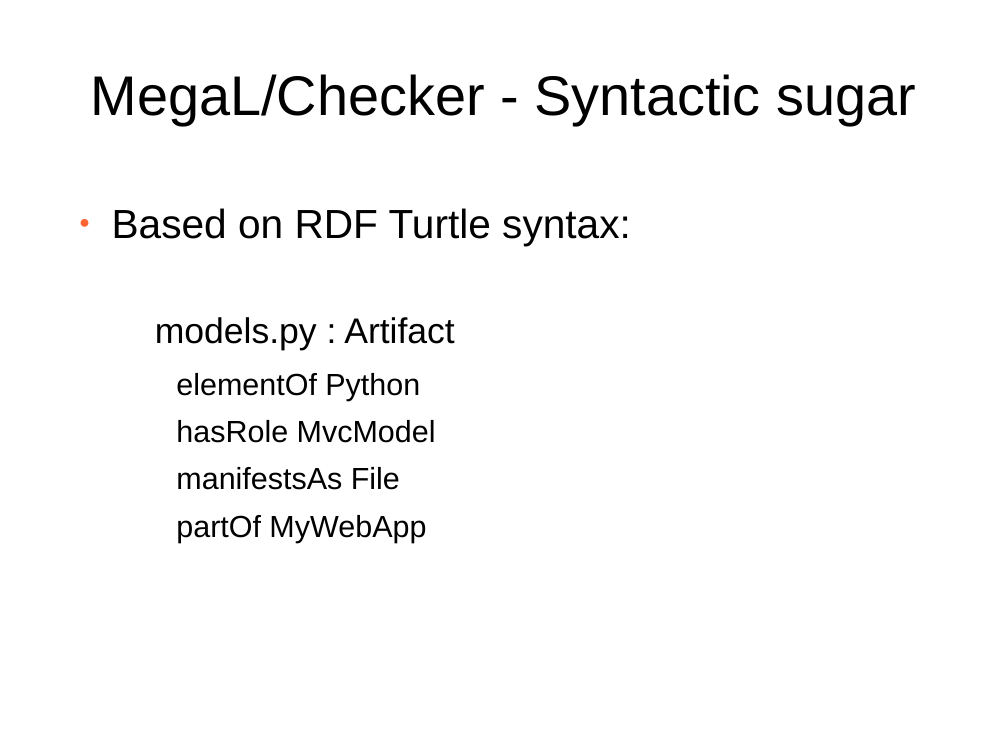
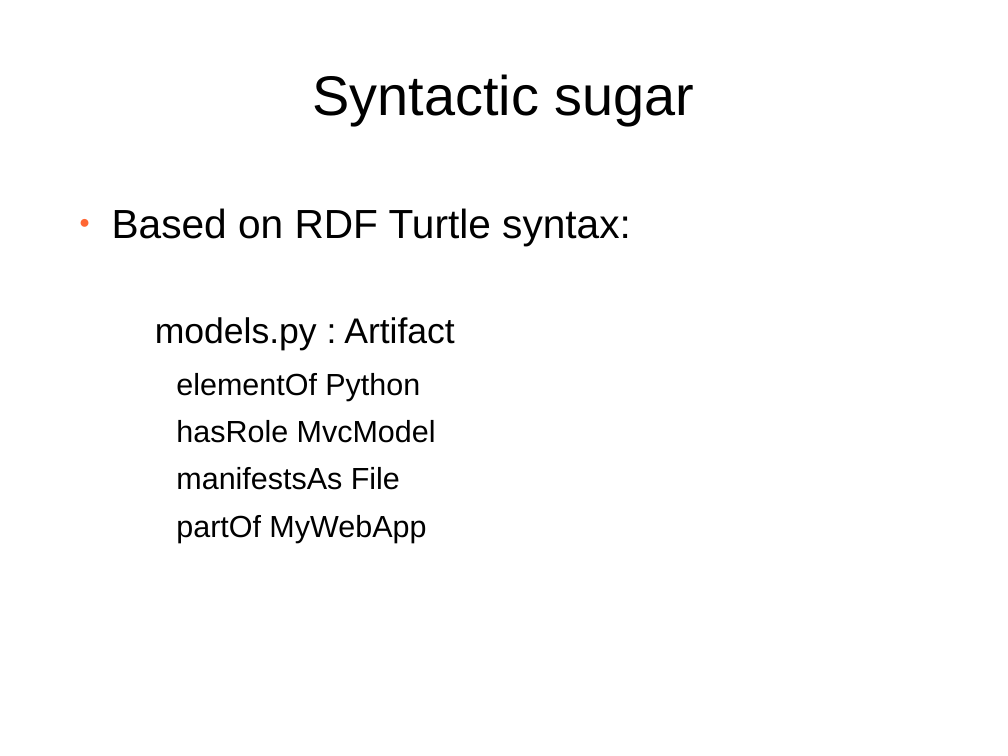
Before and after one commit to softlang/megalib, a slide deck: slide 44 of docs/LanguageDescription.odp (slide 38 before the commit). Drawn at 1008x756 pixels with LibreOffice and Linux fonts; fonts in the diff are those of the drawing; background and template pictures are left out. Boxes give left, top, right and bottom in pixels: in the first picture for what was removed or moved away, otherwise in the second. Text is boxed around its words. In the diff, an @@ line names an element or a change of style, - is before the commit and + after.

```diff
--- a/docs/LanguageDescription.odp
+++ b/docs/LanguageDescription.odp
@@ title at (313,74,695,125): text changed @@
-MegaL/Checker - Syntactic sugar
+Syntactic sugar
```
Also in this commit, not shown: 35 other slides changed, 14 slides added, 4 slides removed, 2 other files.
